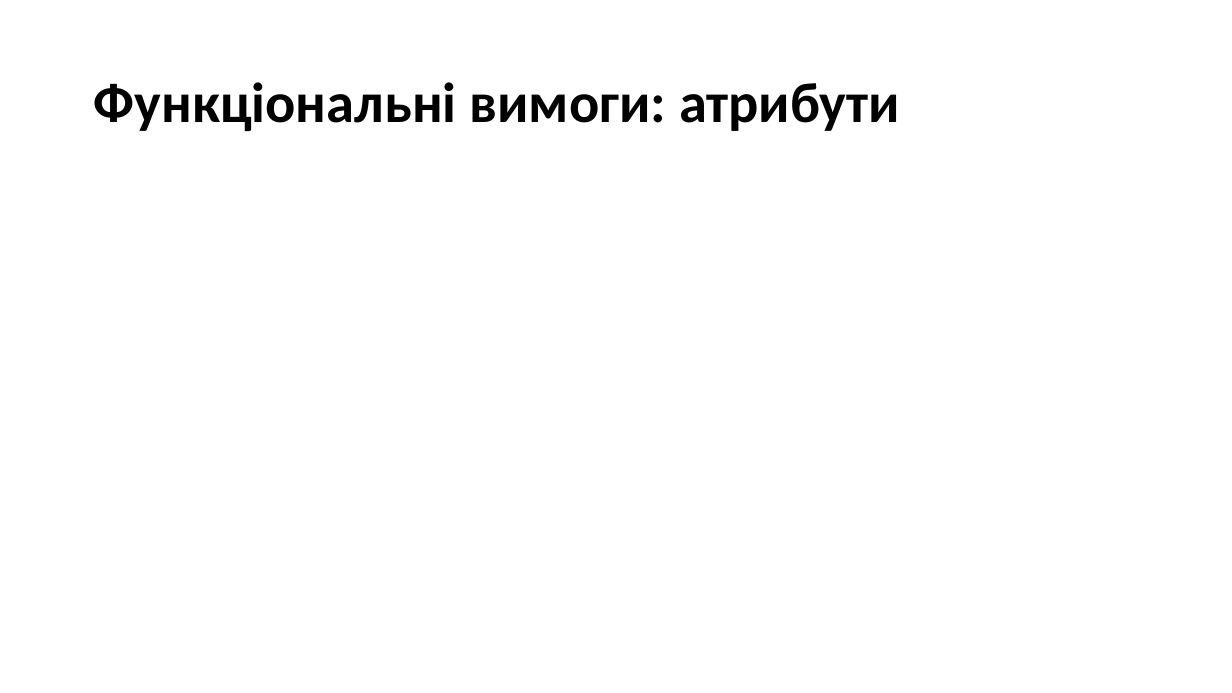
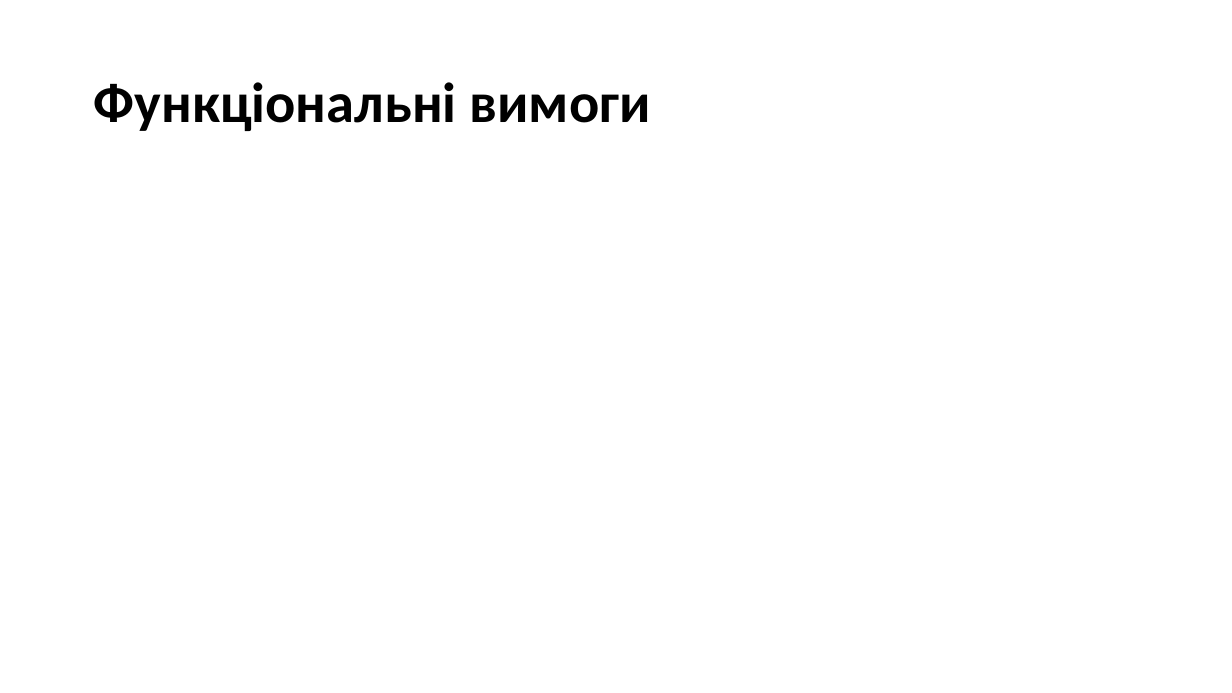
Before and after one commit to d3mage/elektronna_kafedra, a slide deck: slide 7 of elektronna_kafedra.pptx (slide 9 before the commit). Drawn at 1232x693 pixels with LibreOffice and Linux fonts; fonts in the diff are those of the drawing. Boxes give left, top, right and bottom in pixels: in the first picture for what was removed or moved away, otherwise in the second. Text is boxed around its words. In the diff, an @@ line names an element or a change of style, - is before the commit and + after.

```diff
--- a/elektronna_kafedra.pptx
+++ b/elektronna_kafedra.pptx
@@ title at (94, 82, 650, 131): text changed @@
-Функціональні вимоги: атрибути
+Функціональні вимоги
```
Also in this commit, not shown: 3 other slides changed, 1 slide removed, 2 other files.
